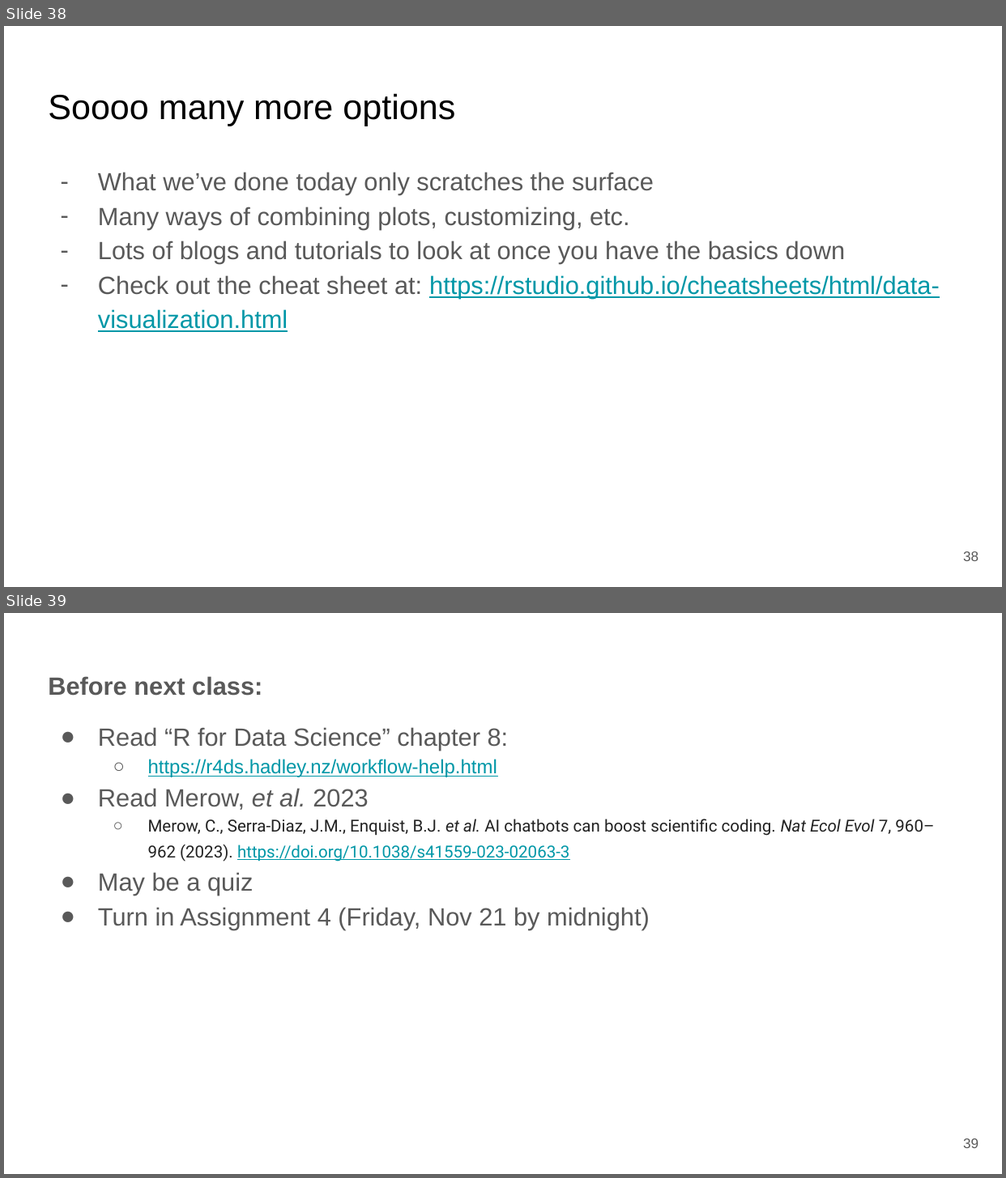
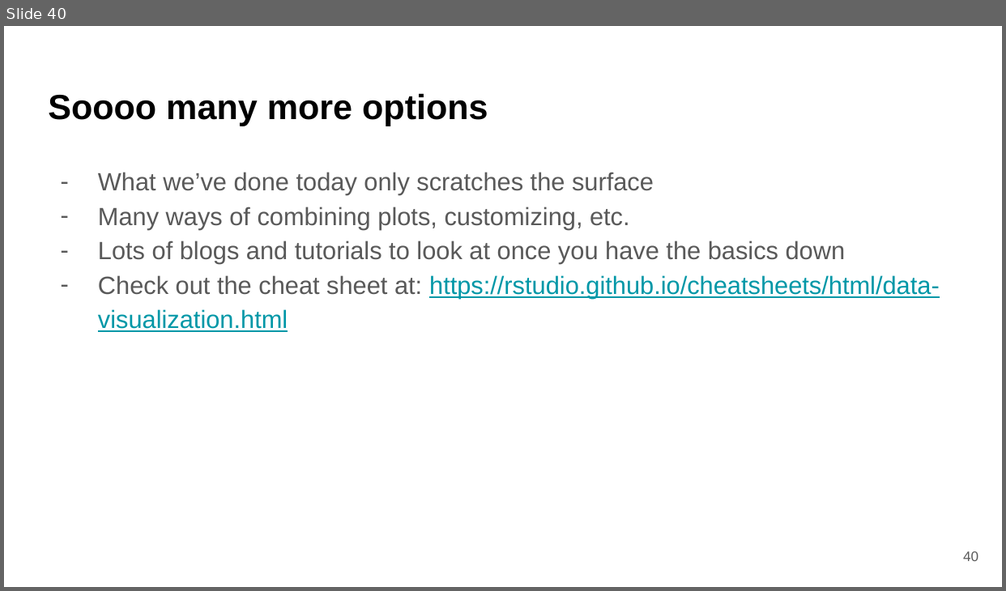
Before and after one commit to bmaitner/biometry_course, a slide deck: lectures/Lecture_08_ggplot.pptx. Shown one above the other, each under a label of ours: slides 38 and 39 before the commit, slide 40 after it. The pictures are 1006x1178 and 1006x591 pixels, drawn with LibreOffice and Linux fonts; fonts in the diff are those of the drawing. Boxes give left, top, right and bottom in pixels: in the first picture for what was removed or moved away, otherwise in the second. Text is boxed around its words. In the diff, an @@ line names an element or a change of style, - is before the commit and + after.

```diff
--- a/lectures/Lecture_08_ggplot.pptx
+++ b/lectures/Lecture_08_ggplot.pptx
@@ slide 39 removed at box(4, 613, 1002, 1174), background #FFFFFF @@
@@ text removed at box(48, 676, 934, 930) @@
-Before next class:
-● Read “R for Data Science” chapter 8:
-  ○ https://r4ds.hadley.nz/workflow-help.html
-● Read Merow, et al. 2023
-  ○ Merow, C., Serra-Diaz, J.M., Enquist, B.J. et al. AI chatbots can boost scientific coding. Nat Ecol Evol 7, 960–962 (2023). https://doi.org/10.1038/s41559-023-02063-3
-● May be a quiz
-● Turn in Assignment 4 (Friday, Nov 21 by midnight)
@@ page number removed at box(963, 1139, 978, 1148) @@
-39
@@ what was slide 38 is now slide 40 @@
@@ slide 40 changed as well @@
@@ title "Soooo many more options" at box(48, 93, 488, 126): bold on @@
@@ page number at box(963, 552, 978, 561): text changed @@
-38
+40
```
Also in this commit, not shown: 37 other slides changed, 3 slides added, 4 other files.
